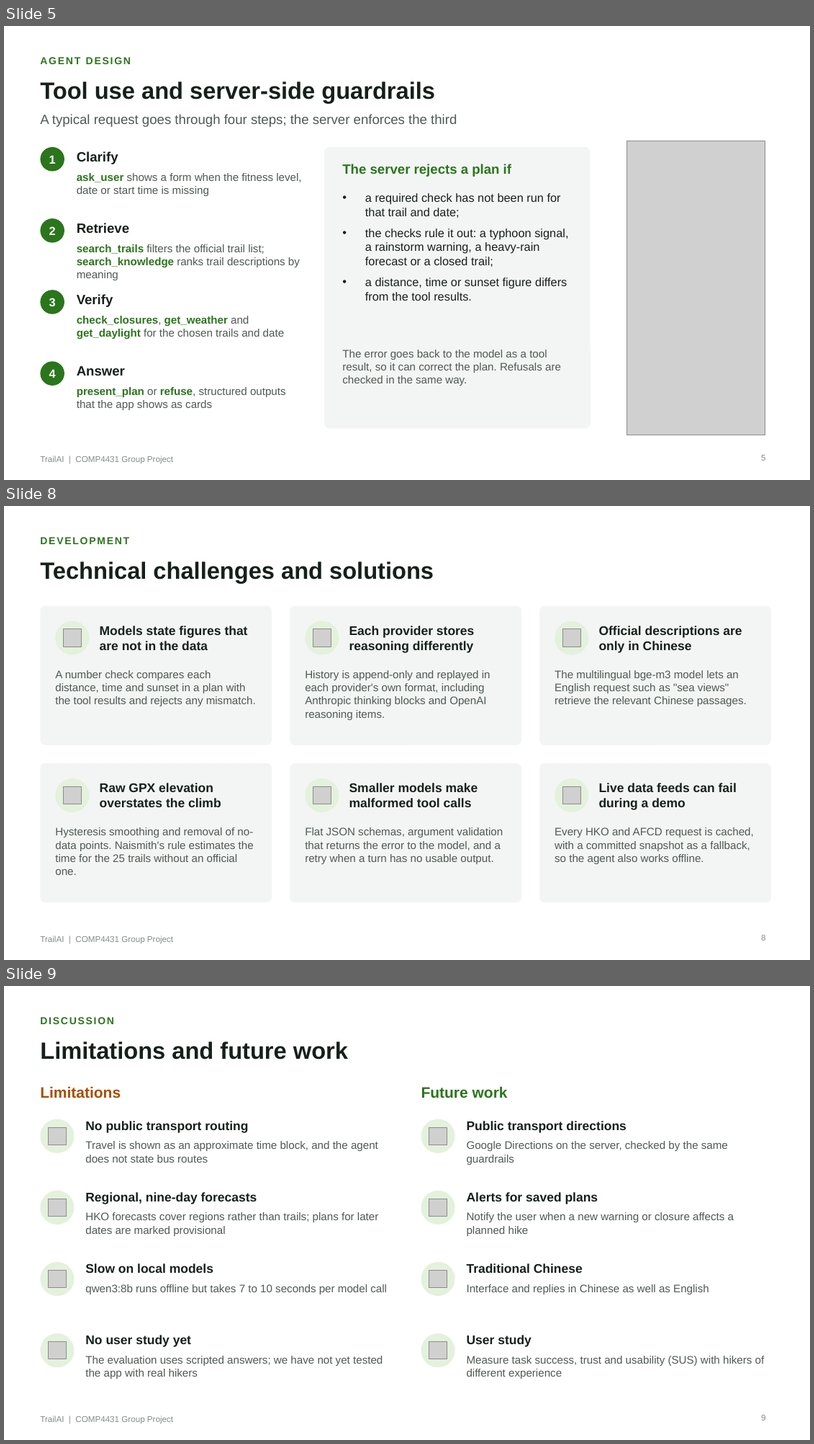
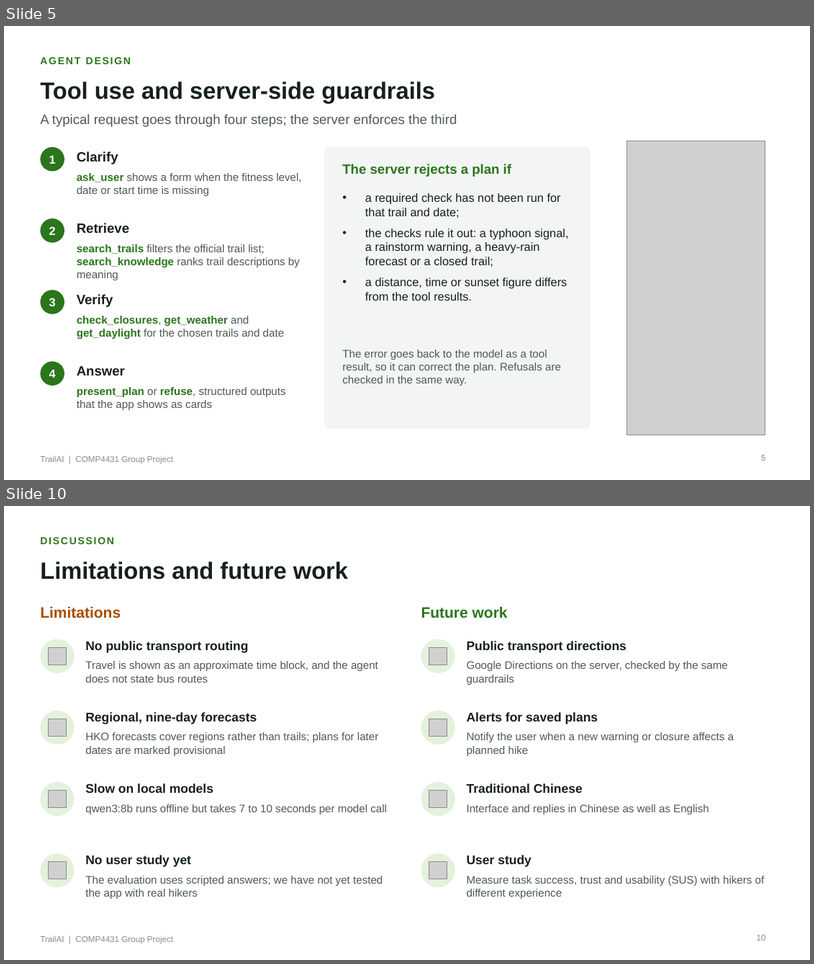
Before and after one commit to HaochenFa/COMP4431-AI, a slide deck: presentation/TrailAI.pptx. Shown one above the other, each under a label of ours: slides 5, 8 and 9 before the commit, slides 5 and 10 after it; the slides between them are not shown. The pictures are 814x1444 and 814x964 pixels, drawn with LibreOffice and Linux fonts; fonts in the diff are those of the drawing; grey boxes stand for pictures. Boxes give left, top, right and bottom in pixels: in the first picture for what was removed or moved away, otherwise in the second. Text is boxed around its words. In the diff, an @@ line names an element or a change of style, - is before the commit and + after.

```diff
--- a/presentation/TrailAI.pptx
+++ b/presentation/TrailAI.pptx
@@ slide 8 removed at <box>4,506,810,960</box>, background #FFFFFF; not listed: 1 template element that a slide beside it also shows @@
@@ text removed at <box>40,537,129,544</box> @@
-DEVELOPMENT
@@ title removed at <box>40,561,434,583</box> @@
-Technical challenges and solutions
@@ rounded rectangle removed at <box>40,606,272,745</box> @@
@@ rounded rectangle removed at <box>290,606,522,745</box> @@
@@ rounded rectangle removed at <box>540,606,772,745</box> @@
@@ ellipse removed at <box>55,621,89,655</box> @@
@@ picture removed at <box>63,629,81,646</box> @@
@@ text removed at <box>100,626,248,650</box> @@
-Models state figures that are not in the data
@@ ellipse removed at <box>305,621,339,655</box> @@
@@ picture removed at <box>313,629,331,646</box> @@
@@ text removed at <box>350,626,474,653</box> @@
-Each provider stores reasoning differently
@@ ellipse removed at <box>555,621,589,655</box> @@
@@ picture removed at <box>563,629,581,646</box> @@
@@ text removed at <box>599,626,742,653</box> @@
-Official descriptions are only in Chinese
@@ text removed at <box>55,670,256,706</box> @@
-A number check compares each distance, time and sunset in a plan with the tool results and rejects any mismatch.
@@ text removed at <box>305,670,491,720</box> @@
-History is append-only and replayed in each provider's own format, including Anthropic thinking blocks and OpenAI reasoning items.
@@ text removed at <box>555,670,747,706</box> @@
-The multilingual bge-m3 model lets an English request such as "sea views" retrieve the relevant Chinese passages.
@@ rounded rectangle removed at <box>40,763,272,902</box> @@
@@ rounded rectangle removed at <box>290,763,522,902</box> @@
@@ rounded rectangle removed at <box>540,763,772,902</box> @@
@@ ellipse removed at <box>55,778,89,812</box> @@
@@ picture removed at <box>63,786,81,803</box> @@
@@ text removed at <box>100,782,221,807</box> @@
-Raw GPX elevation overstates the climb
@@ ellipse removed at <box>305,778,339,812</box> @@
@@ picture removed at <box>313,786,331,803</box> @@
@@ text removed at <box>350,782,478,807</box> @@
-Smaller models make malformed tool calls
@@ ellipse removed at <box>555,778,589,812</box> @@
@@ picture removed at <box>563,786,581,803</box> @@
@@ text removed at <box>599,782,737,810</box> @@
-Live data feeds can fail during a demo
@@ text removed at <box>55,827,254,875</box> @@
-Hysteresis smoothing and removal of no-data points. Naismith's rule estimates the time for the 25 trails without an official one.
@@ text removed at <box>305,827,503,864</box> @@
-Flat JSON schemas, argument validation that returns the error to the model, and a retry when a turn has no usable output.
@@ text removed at <box>555,827,754,864</box> @@
-Every HKO and AFCD request is cached, with a committed snapshot as a fallback, so the agent also works offline.
@@ page number removed at <box>761,934,766,940</box> @@
-8
@@ what was slide 9 is now slide 10 @@
@@ page number at <box>757,934,766,940</box>: text changed @@
-9
+10
```
Also in this commit, not shown: 5 slides changed, 2 slides added, 10 other files.
